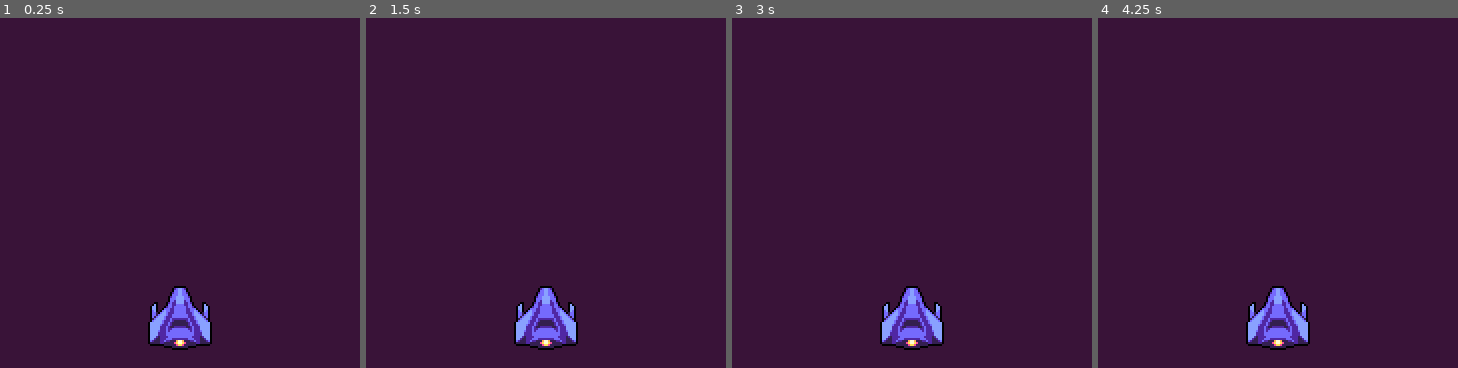
Above: before the commit, frames 1-4 (left to right).
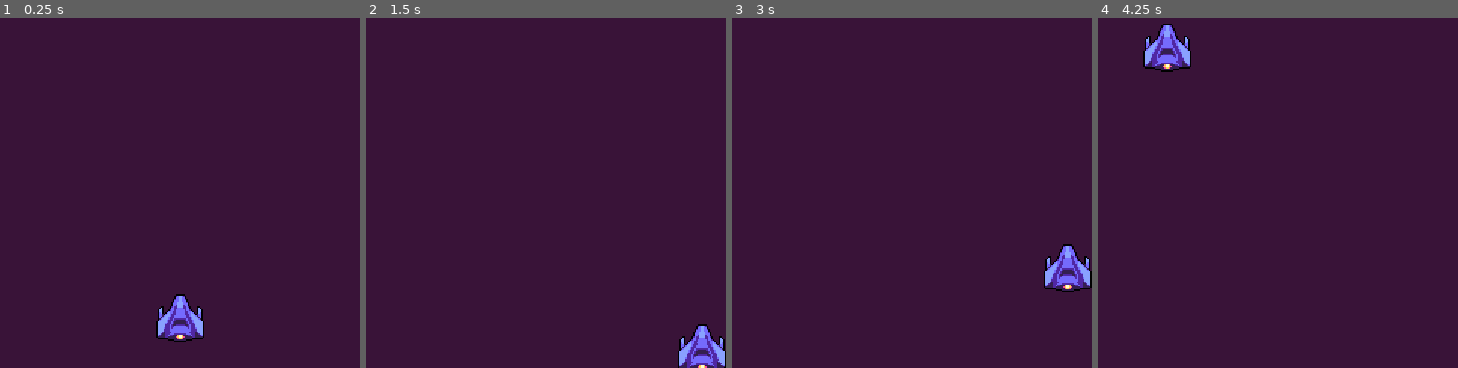
Above: after the commit, the same moments.

Repository: rydawnshootingstar/Godot_shooter_1
Game: Godot game, scene res://scenes/game_stage.tscn
Two runs of this game, one before a commit and one after it. Both use one fixed random seed, a clock stepped at 60 frames per second and the inputs below.
Inputs:
- Up to frame 1 (0.25 s): no input
- Up to frame 2 (1.5 s): tap Enter at 0.5 s; hold D (right, bound only after the commit) 0.53-1.28 s; hold Keypad 6 (weapon1, bound only after the commit) 0.53-1.28 s; tap Keypad 5 (bomb, bound only after the commit) at 0.6 s; tap Space at 1.25 s; hold S (down, bound only after the commit) from 1.28 s (still down); tap Keypad 6 (weapon1, bound only after the commit) at 1.35 s
- Up to frame 3 (3 s): tap Keypad 4 (weapon2, bound only after the commit) at 1.55 s; tap Enter at 2 s; release S (down, bound only after the commit) at 2.03 s; hold D (right, bound only after the commit) 2.03-2.78 s; hold Keypad 4 (weapon2, bound only after the commit) 2.03-2.78 s; tap Keypad 5 (bomb, bound only after the commit) at 2.3, 2.85 s; tap Space at 2.75 s; hold W (up, bound only after the commit) from 2.78 s (still down)
- Up to frame 4 (4.25 s): tap Keypad 6 (weapon1, bound only after the commit) at 3.05 s; release W (up, bound only after the commit) at 3.53 s; hold A (left, bound only after the commit) from 3.53 s (still down); hold Keypad 6 (weapon1, bound only after the commit) from 3.53 s (still down); tap Keypad 4 (weapon2, bound only after the commit) at 3.8 s

The runs differ from the first frame. In frame 1, 1.8% of the frame differs, in the area x 41-59%, y 76-95%; in frame 2, 3.2%; in frame 3, 3.3%; in frame 4, 3.3%, in the area x 12-59%, y 1-95%.

Commit message:
player movement, clamping to screen size, weapon buttons configured

Diff:
--- a/project.godot
+++ b/project.godot
@@ -28,6 +28,44 @@
 
 image=false
 
+[input]
+
+left={
+"deadzone": 0.5,
+"events": [ Object(InputEventKey,"resource_local_to_scene":false,"resource_name":"","device":0,"alt":false,"shift":false,"control":false,"meta":false,"command":false,"pressed":false,"scancode":0,"physical_scancode":65,"unicode":0,"echo":false,"script":null)
+ ]
+}
+right={
+"deadzone": 0.5,
+"events": [ Object(InputEventKey,"resource_local_to_scene":false,"resource_name":"","device":0,"alt":false,"shift":false,"control":false,"meta":false,"command":false,"pressed":false,"scancode":0,"physical_scancode":68,"unicode":0,"echo":false,"script":null)
+ ]
+}
+up={
+"deadzone": 0.5,
+"events": [ Object(InputEventKey,"resource_local_to_scene":false,"resource_name":"","device":0,"alt":false,"shift":false,"control":false,"meta":false,"command":false,"pressed":false,"scancode":0,"physical_scancode":87,"unicode":0,"echo":false,"script":null)
+ ]
+}
+down={
+"deadzone": 0.5,
+"events": [ Object(InputEventKey,"resource_local_to_scene":false,"resource_name":"","device":0,"alt":false,"shift":false,"control":false,"meta":false,"command":false,"pressed":false,"scancode":0,"physical_scancode":83,"unicode":0,"echo":false,"script":null)
+ ]
+}
+weapon1={
+"deadzone": 0.5,
+"events": [ Object(InputEventKey,"resource_local_to_scene":false,"resource_name":"","device":0,"alt":false,"shift":false,"control":false,"meta":false,"command":false,"pressed":false,"scancode":0,"physical_scancode":16777356,"unicode":0,"echo":false,"script":null)
+ ]
+}
+weapon2={
+"deadzone": 0.5,
+"events": [ Object(InputEventKey,"resource_local_to_scene":false,"resource_name":"","device":0,"alt":false,"shift":false,"control":false,"meta":false,"command":false,"pressed":false,"scancode":0,"physical_scancode":16777354,"unicode":0,"echo":false,"script":null)
+ ]
+}
+bomb={
+"deadzone": 0.5,
+"events": [ Object(InputEventKey,"resource_local_to_scene":false,"resource_name":"","device":0,"alt":false,"shift":false,"control":false,"meta":false,"command":false,"pressed":false,"scancode":0,"physical_scancode":16777355,"unicode":0,"echo":false,"script":null)
+ ]
+}
+
 [physics]
 
 common/enable_pause_aware_picking=true
--- a/scenes/game_stage.tscn
+++ b/scenes/game_stage.tscn
@@ -1,7 +1,9 @@
-[gd_scene load_steps=2 format=2]
+[gd_scene load_steps=3 format=2]
 
 [ext_resource path="res://scenes/ship.tscn" type="PackedScene" id=1]
+[ext_resource path="res://scripts/ship.gd" type="Script" id=2]
 
 [node name="world" type="Node2D"]
 
 [node name="ship" parent="." instance=ExtResource( 1 )]
+script = ExtResource( 2 )
--- a/scenes/ship.tscn
+++ b/scenes/ship.tscn
@@ -5,10 +5,11 @@
 [sub_resource type="RectangleShape2D" id=1]
 extents = Vector2( 13.25, 11.75 )
 
-[node name="ship" type="Area2D"]
+[node name="ship" type="KinematicBody2D"]
 
 [node name="sprite" type="Sprite" parent="."]
 position = Vector2( 90, 295 )
+scale = Vector2( 0.75, 0.75 )
 texture = ExtResource( 1 )
 
 [node name="hitbox" type="CollisionShape2D" parent="."]
--- /dev/null
+++ b/scripts/ship.gd
@@ -0,0 +1,52 @@
+extends KinematicBody2D
+
+export (int) var speed = 200
+export (float) var gameSpeed = 1.0
+export (bool) var canFireBomb = true
+export (float) var bombTimeout = 0.5
+var screen_size
+var velocity = Vector2()
+
+func _ready():
+	screen_size = get_viewport_rect().size
+
+
+func get_input():
+	velocity = Vector2()
+	if(Input.is_action_pressed("right")):
+		velocity.x +=1
+	if(Input.is_action_pressed("left")):
+		velocity.x -=1
+	if(Input.is_action_pressed("up")):
+		velocity.y -=1
+	if(Input.is_action_pressed("down")):
+		velocity.y +=1
+	if(Input.is_action_pressed("weapon1")):
+		print("fire weapon 1")
+	if(Input.is_action_pressed("weapon2")):
+		print("fire weapon 2")
+		speed = 100
+		gameSpeed = 0.85
+	if(Input.is_action_just_released("weapon2")):
+		speed=200
+		gameSpeed = 1.0
+	if(Input.is_action_just_pressed("bomb")):
+		fireBomb()
+	velocity = velocity.normalized()*speed
+
+func fireBomb():
+	if(canFireBomb):
+		print("bomb fired")
+		canFireBomb = false
+		yield(get_tree().create_timer(bombTimeout), "timeout")
+		canFireBomb = true
+
+
+
+func _physics_process(delta):
+	get_input()
+	velocity = move_and_slide(velocity)
+	position.x = clamp(position.x, -screen_size.x/2 +12, screen_size.x/2 -12)
+	position.y = clamp(position.y, -screen_size.y + 38, 15 )
+	print("position x", position.x)
+	print("position y", position.y)
